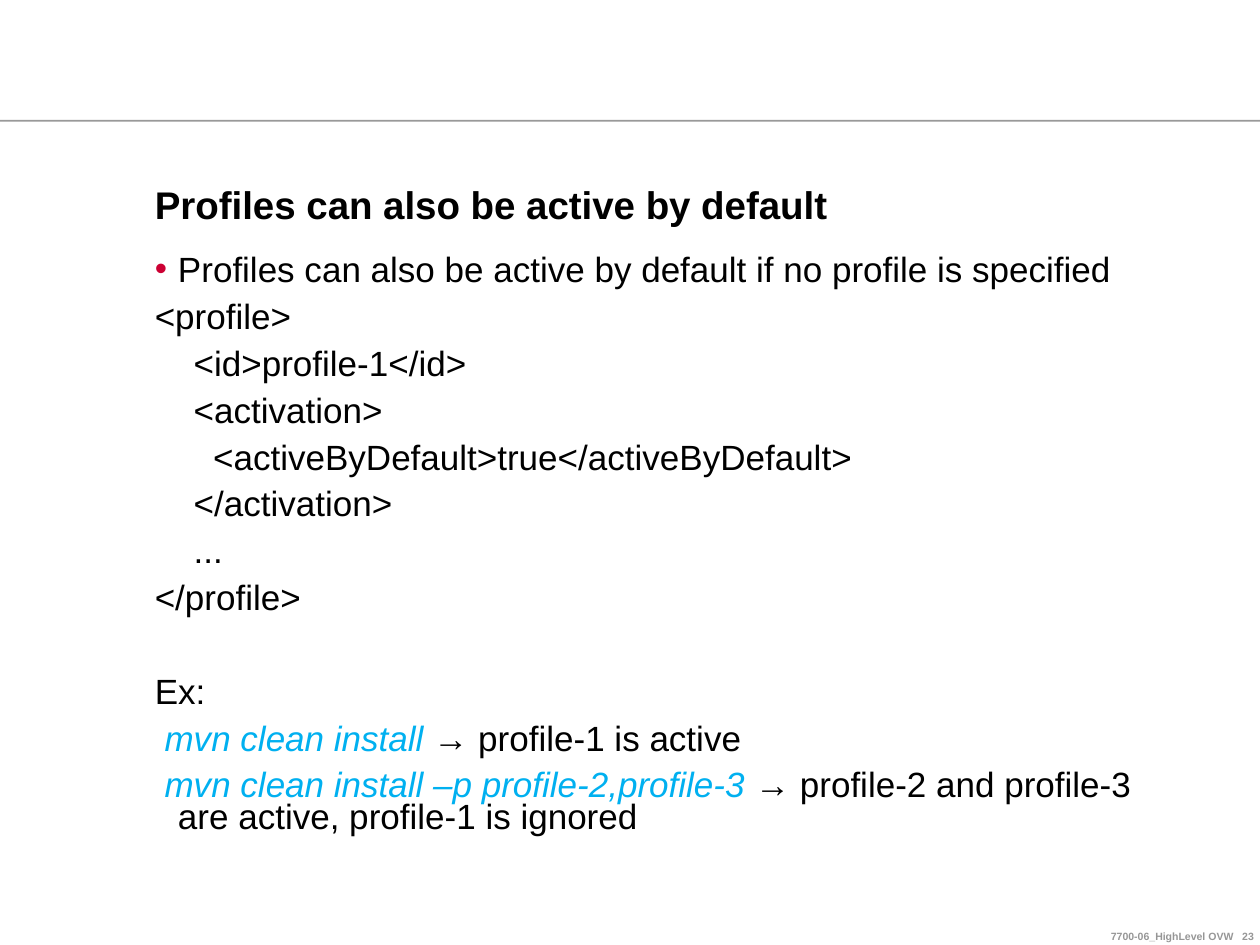
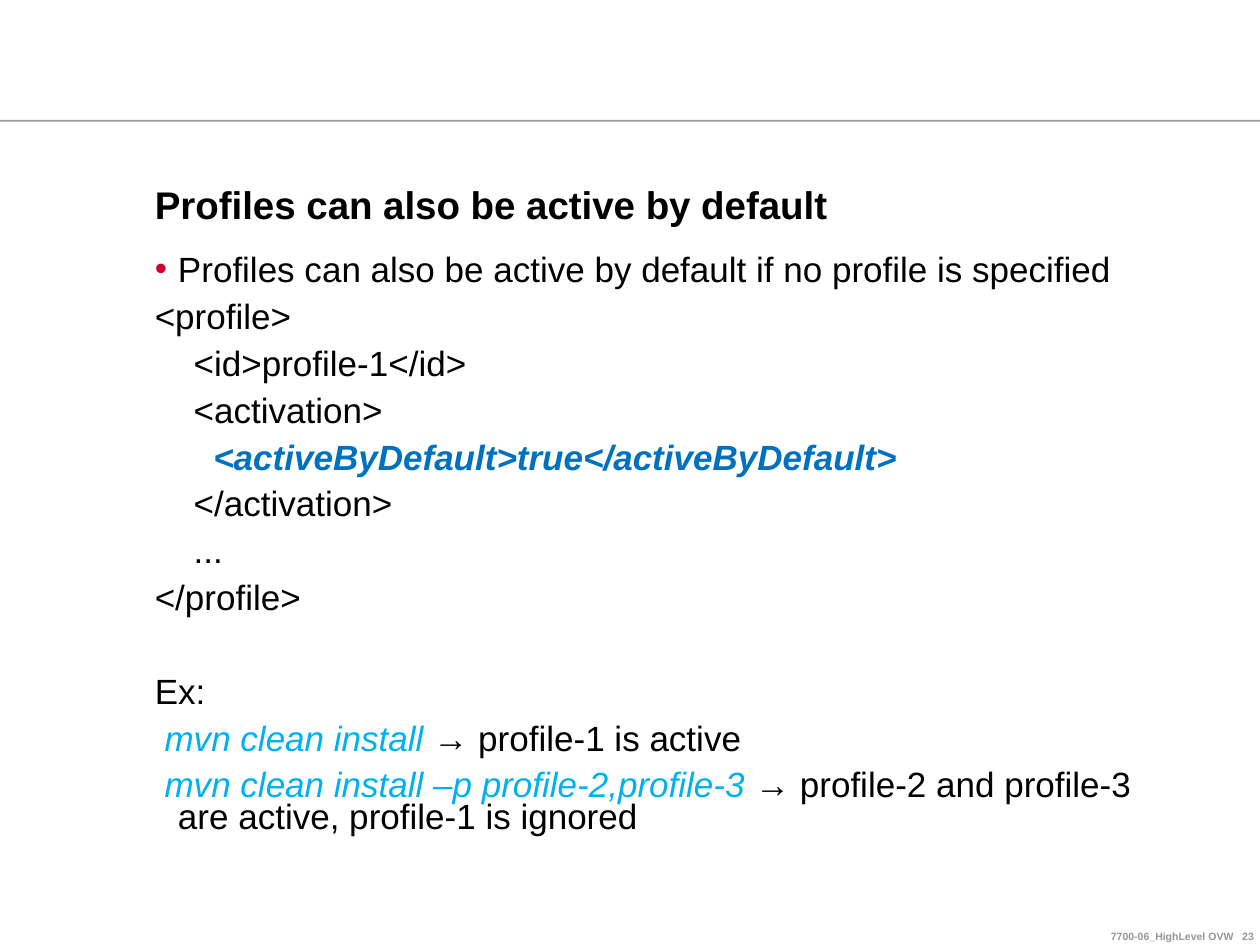
Before and after one commit to ndlongit/longnd-data, a slide deck: slide 23 of Document/Tutorial/Maven for Beginners.ppt. Drawn at 1260x945 pixels with LibreOffice and Linux fonts; fonts in the diff are those of the drawing; background and template pictures are left out. Boxes give left, top, right and bottom in pixels: in the first picture for what was removed or moved away, otherwise in the second. Text is boxed around its words. In the diff, an @@ line names an element or a change of style, - is before the commit and + after.

```diff
--- a/Document/Tutorial/Maven for Beginners.ppt
+++ b/Document/Tutorial/Maven for Beginners.ppt
@@ text at (x1=213, y1=444, x2=896, y2=476): text colour #000000 to #0070C0, bold on, italic on in "<activeByDefault>true</activeByDefault>" @@
```
Also in this commit, not shown: 13 other slides changed.
